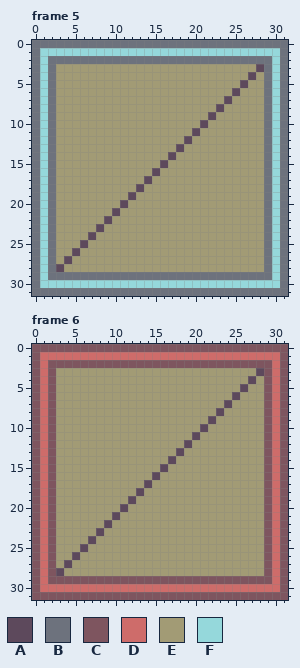
Two versions of one pixel-art file, assets/mockup/module.aseprite. This is how it looked before the edit.
32x32 pixels, 7 frames. Colours within 5 levels of each other are drawn and written as one. Shown: frame 5, frame 6. The commit also changed other frames, which this record leaves out.
Palette (. is transparent): A #5d495c  B #6d727d  C #7e555f  D #ce6c6a  E #a29b75  F #95d8db
After:
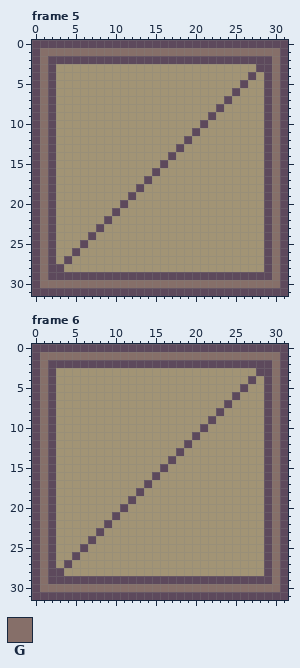
Colours new in this view: G #866f69
Changes in this commit:
layer "Overlay" now hidden
colour E: #a29b75 -> #a29475
Frame 5:
y 0: x 0..31 BBBBBBBBBBBBBBBBBBBBBBBBBBBBBBBB -> AAAAAAAAAAAAAAAAAAAAAAAAAAAAAAAA
y 1: x 0..31 BFFFFFFFFFFFFFFFFFFFFFFFFFFFFFFB -> AGGGGGGGGGGGGGGGGGGGGGGGGGGGGGGA
y 2: x 0..31 BFBBBBBBBBBBBBBBBBBBBBBBBBBBBBFB -> AGAAAAAAAAAAAAAAAAAAAAAAAAAAAAGA
y 3..28: x 0..2 BFB -> AGA; x 29..31 BFB -> AGA
y 29: x 0..31 BFBBBBBBBBBBBBBBBBBBBBBBBBBBBBFB -> AGAAAAAAAAAAAAAAAAAAAAAAAAAAAAGA
y 30: x 0..31 BFFFFFFFFFFFFFFFFFFFFFFFFFFFFFFB -> AGGGGGGGGGGGGGGGGGGGGGGGGGGGGGGA
y 31: x 0..31 BBBBBBBBBBBBBBBBBBBBBBBBBBBBBBBB -> AAAAAAAAAAAAAAAAAAAAAAAAAAAAAAAA
Frame 6:
y 0: x 0..31 CCCCCCCCCCCCCCCCCCCCCCCCCCCCCCCC -> AAAAAAAAAAAAAAAAAAAAAAAAAAAAAAAA
y 1: x 0..31 CDDDDDDDDDDDDDDDDDDDDDDDDDDDDDDC -> AGGGGGGGGGGGGGGGGGGGGGGGGGGGGGGA
y 2: x 0..31 CDCCCCCCCCCCCCCCCCCCCCCCCCCCCCDC -> AGAAAAAAAAAAAAAAAAAAAAAAAAAAAAGA
y 3..28: x 0..2 CDC -> AGA; x 29..31 CDC -> AGA
y 29: x 0..31 CDCCCCCCCCCCCCCCCCCCCCCCCCCCCCDC -> AGAAAAAAAAAAAAAAAAAAAAAAAAAAAAGA
y 30: x 0..31 CDDDDDDDDDDDDDDDDDDDDDDDDDDDDDDC -> AGGGGGGGGGGGGGGGGGGGGGGGGGGGGGGA
y 31: x 0..31 CCCCCCCCCCCCCCCCCCCCCCCCCCCCCCCC -> AAAAAAAAAAAAAAAAAAAAAAAAAAAAAAAA
